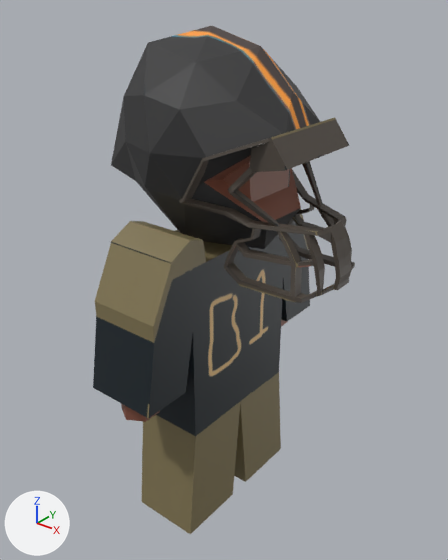
Renders of the Blender file files/person.blend from each side of a commit.
One viewpoint serves both versions: a camera (50 mm lens) standing at (1.79, -2.15, 2.67) and looking at (0.07, -0.01, 1.35). The axes (+X, +Y, +Z) are drawn at lower left. The lights are the same throughout.

The first picture shows 'KidB'.
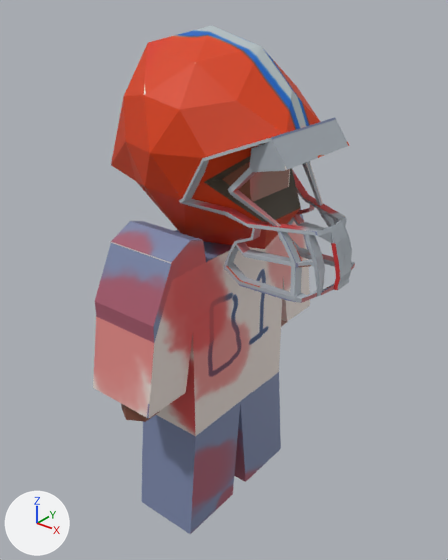
What differs and where, as boxes [x1, y1, x2, y2] in the pictures (448 x 560 px):
'KidB', surface changed
    both: [93, 26, 355, 534]

The change, as a diff of the scene's bpy script:
```diff
--- a/files/person.blend.py
+++ b/files/person.blend.py
@@ img_person_blood_png @@
+img_person_blood_png = load_image('Person_blood.png', 'Person_blood.png', 1024, 1024, 'sRGB')
@@ mat_material @@
 mat_material = principled_material('Material')
-mat_material.texture = img_enemy_png
+mat_material.texture = img_person_blood_png
```
